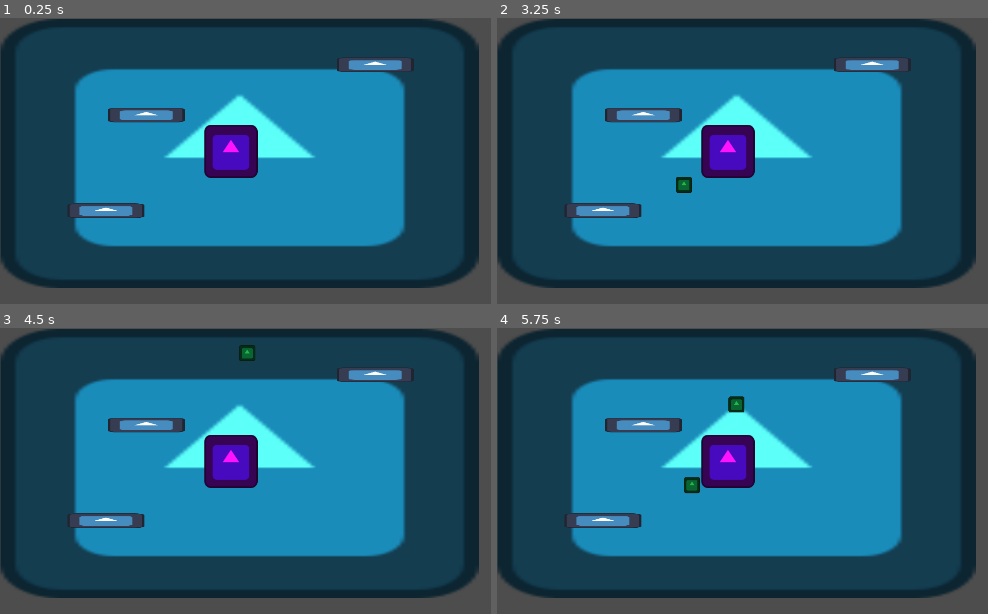
Above: before the commit, frames 1-4 (two rows, left to right).
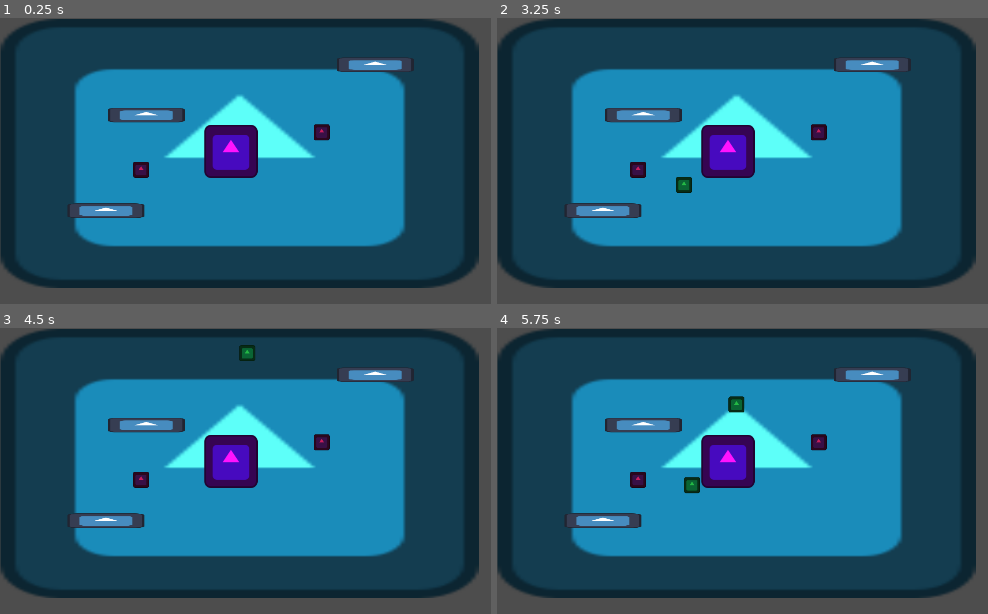
Above: after the commit, the same moments.

Repository: CreaJeu/PirateTowerDefense
Game: Godot game, scene res://scenes/main.tscn
Two runs of this game, one before a commit and one after it. Both use one fixed random seed, a clock stepped at 60 frames per second and the inputs below. The engine's default icon, where the game draws it, is replaced by a stand-in: a white triangle on a blue panel in a dark square.
Inputs:
- Up to frame 1 (0.25 s): no input
- Up to frame 2 (3.25 s): tap Enter at 0.5, 2 s; tap Space at 1.25, 2.75 s
- Up to frame 3 (4.5 s): tap Enter at 4.25 s
- Up to frame 4 (5.75 s): tap Space at 5 s

The runs differ from the first frame. In frame 1, 0.4% of the frame differs, in the area x 27-68%, y 37-56%; in frame 2, 0.4%; in frame 3, 0.4%; in frame 4, 0.4%.

Commit message:
add turret

Diff:
--- a/scenes/main.tscn
+++ b/scenes/main.tscn
@@ -1,10 +1,11 @@
-[gd_scene load_steps=8 format=3 uid="uid://cik8hijr55rcl"]
+[gd_scene load_steps=9 format=3 uid="uid://cik8hijr55rcl"]
 
 [ext_resource type="Texture2D" uid="uid://cn3wnfphg1psv" path="res://icon.svg" id="1_0xm2m"]
 [ext_resource type="Script" uid="uid://diwdj5ea861ug" path="res://scripts/enemy_spawner.gd" id="2_h2yge"]
 [ext_resource type="Script" uid="uid://bu1oidasd6666" path="res://scripts/base.gd" id="2_lquwl"]
 [ext_resource type="PackedScene" uid="uid://dpxm4hhhbj3ab" path="res://scenes/enemy.tscn" id="3_1bvp3"]
 [ext_resource type="PackedScene" uid="uid://bl5du0khkvx0c" path="res://scenes/obstacle.tscn" id="4_lquwl"]
+[ext_resource type="PackedScene" uid="uid://c0kwqqja08e8o" path="res://scenes/turret.tscn" id="6_tefeu"]
 
 [sub_resource type="NavigationPolygon" id="NavigationPolygon_1bvp3"]
 vertices = PackedVector2Array(1147.9, 642.062, 13.0078, 649.93, 13.9766, 15.9688, 1142.09, 13.0234)
@@ -55,3 +56,11 @@
 
 [node name="Obstacle3" parent="Obstacles" instance=ExtResource("4_lquwl")]
 position = Vector2(270, 227)
+
+[node name="Turrets" type="Node2D" parent="."]
+
+[node name="Turret" parent="Turrets" instance=ExtResource("6_tefeu")]
+position = Vector2(773, 275)
+
+[node name="Turret2" parent="Turrets" instance=ExtResource("6_tefeu")]
+position = Vector2(339, 365)
--- /dev/null
+++ b/scenes/projectile.tscn
@@ -0,0 +1,17 @@
+[gd_scene load_steps=4 format=3 uid="uid://gxt5ai0b55nd"]
+
+[ext_resource type="Texture2D" uid="uid://cn3wnfphg1psv" path="res://icon.svg" id="1_c8fcr"]
+[ext_resource type="Script" uid="uid://dnykgotgnonl8" path="res://scripts/projectile.gd" id="1_q3m7n"]
+
+[sub_resource type="CapsuleShape2D" id="CapsuleShape2D_q3m7n"]
+
+[node name="Projectile" type="Area2D"]
+scale = Vector2(0.1, 0.1)
+script = ExtResource("1_q3m7n")
+
+[node name="Sprite2D" type="Sprite2D" parent="."]
+modulate = Color(0.313726, 1, 0.298039, 1)
+texture = ExtResource("1_c8fcr")
+
+[node name="CollisionShape2D" type="CollisionShape2D" parent="."]
+shape = SubResource("CapsuleShape2D_q3m7n")
--- /dev/null
+++ b/scenes/turret.tscn
@@ -0,0 +1,22 @@
+[gd_scene load_steps=5 format=3 uid="uid://c0kwqqja08e8o"]
+
+[ext_resource type="Script" uid="uid://c3i47ndxs386l" path="res://scripts/turret.gd" id="1_el7wl"]
+[ext_resource type="Texture2D" uid="uid://cn3wnfphg1psv" path="res://icon.svg" id="1_x3mc5"]
+[ext_resource type="PackedScene" uid="uid://gxt5ai0b55nd" path="res://scenes/projectile.tscn" id="2_485p4"]
+
+[sub_resource type="CircleShape2D" id="CircleShape2D_el7wl"]
+radius = 517.193
+
+[node name="Turret" type="Area2D"]
+scale = Vector2(0.3, 0.3)
+script = ExtResource("1_el7wl")
+projectile_scene = ExtResource("2_485p4")
+
+[node name="Sprite2D" type="Sprite2D" parent="."]
+modulate = Color(0.785896, 0.117776, 0.364945, 1)
+texture = ExtResource("1_x3mc5")
+
+[node name="FiringCooldown" type="Timer" parent="."]
+
+[node name="FiringRange" type="CollisionShape2D" parent="."]
+shape = SubResource("CircleShape2D_el7wl")
--- /dev/null
+++ b/scripts/projectile.gd
@@ -0,0 +1,22 @@
+class_name Projectile
+extends Area2D
+
+@export var speed: float = 500.0
+@export var lifetime: float = 2.0 # seconds before auto-destroy
+var direction: Vector2 = Vector2.ZERO
+
+func _ready():
+	connect("body_entered", _on_body_entered)
+
+	# Start a timer to auto-destroy after `lifetime` seconds
+	await get_tree().create_timer(lifetime).timeout
+	if self.is_inside_tree():
+		queue_free()
+
+func _process(delta):
+	global_position += direction * speed * delta
+
+func _on_body_entered(body):
+	if body.is_in_group("enemies"):
+		body.queue_free()  # Or deal damage
+		queue_free()
--- /dev/null
+++ b/scripts/turret.gd
@@ -0,0 +1,52 @@
+class_name Turret
+extends Area2D
+
+@export var projectile_scene: PackedScene
+@export var fire_rate: float = 1.0 # seconds per shot
+@export var projectile_speed: float = 500.0
+
+var enemies_in_range: Array[Node2D] = []
+
+@onready var fire_timer: Timer = $FiringCooldown
+
+func _ready():
+	connect("body_entered", _on_body_entered)
+	connect("body_exited", _on_body_exited)
+	fire_timer.wait_time = fire_rate
+	fire_timer.start()
+	fire_timer.timeout.connect(_on_fire_timer_timeout)
+
+func _on_body_entered(body):
+	if body.is_in_group("enemies"):
+		enemies_in_range.append(body)
+
+func _on_body_exited(body):
+	if body.is_in_group("enemies"):
+		enemies_in_range.erase(body)
+
+func _on_fire_timer_timeout():
+	if enemies_in_range.is_empty():
+		return
+
+	var target = get_closest_enemy()
+	if target:
+		shoot_at(target)
+
+func get_closest_enemy() -> Node2D:
+	var closest = null
+	var min_dist = INF
+	for enemy in enemies_in_range:
+		if not is_instance_valid(enemy):
+			continue
+		var dist = global_position.distance_to(enemy.global_position)
+		if dist < min_dist:
+			min_dist = dist
+			closest = enemy
+	return closest
+
+func shoot_at(target: Node2D):
+	var projectile = projectile_scene.instantiate()
+	projectile.global_position = global_position
+	projectile.direction = (target.global_position - global_position).normalized()
+	projectile.speed = projectile_speed
+	get_tree().current_scene.add_child(projectile)
Not shown, added: scripts/projectile.gd.uid
Not shown, added: scripts/turret.gd.uid
